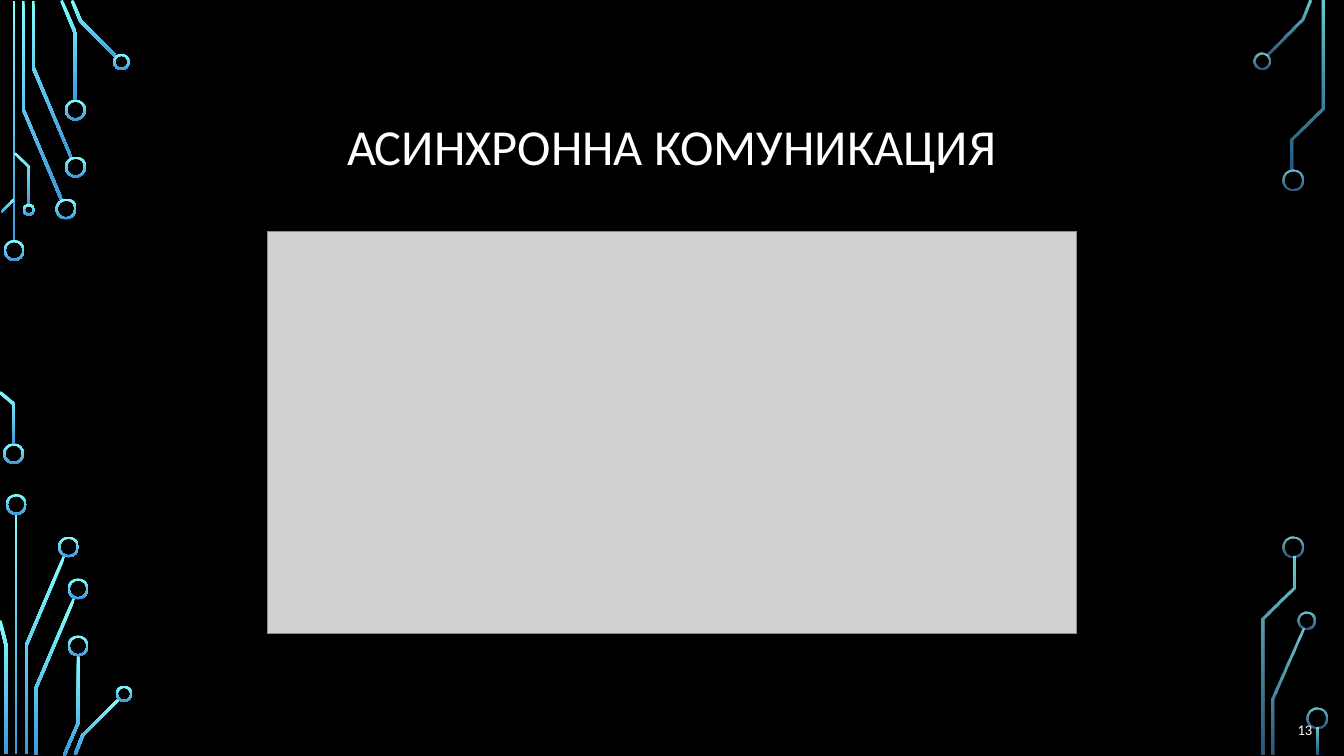
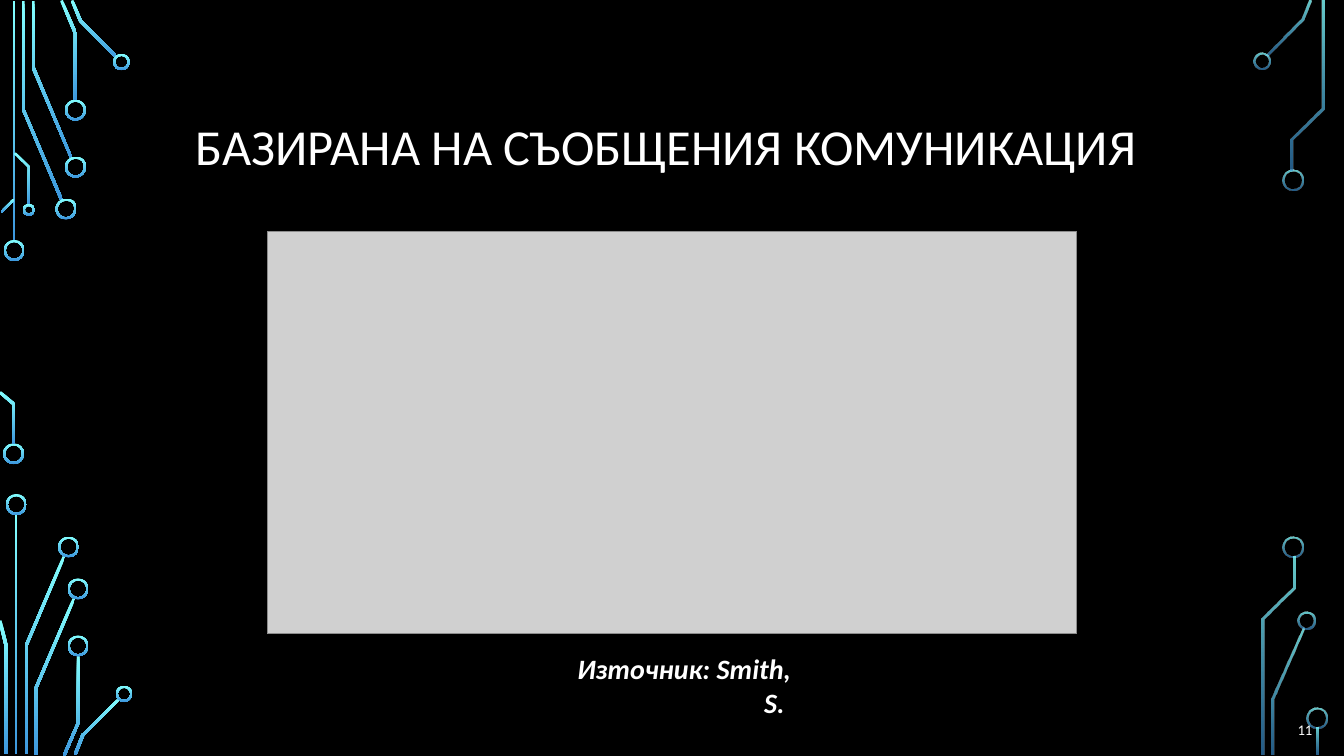
Before and after one commit to profjordanov/doctorate, a slide deck: slide 11 of communications/web_communication_pres.pptx (slide 13 before the commit). Drawn at 1344x756 pixels with LibreOffice and Linux fonts; fonts in the diff are those of the drawing; grey boxes stand for pictures; background and template pictures are left out. Boxes give left, top, right and bottom in pixels: in the first picture for what was removed or moved away, otherwise in the second. Text is boxed around its words. In the diff, an @@ line names an element or a change of style, - is before the commit and + after.

```diff
--- a/communications/web_communication_pres.pptx
+++ b/communications/web_communication_pres.pptx
@@ title at [196, 132, 1136, 173]: text changed @@
-АСИНХРОННА КОМУНИКАЦИЯ
+БАЗИРАНА НА СЪОБЩЕНИЯ КОМУНИКАЦИЯ
@@ text added at [577, 659, 791, 714], 20 pt, text #FFFFFF, bold, italic @@
+Източник: Smith, S.
@@ page number at [1298, 723, 1313, 735]: text changed @@
-13
+11
```
Also in this commit, not shown: 10 other slides changed, 4 slides added, 8 slides removed.
